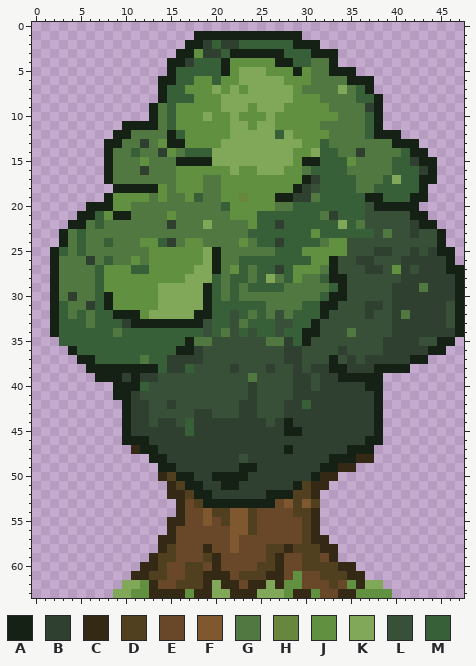
Two versions of one pixel-art sprite, pokeslend.gmx/sprites/images/spr_apfelbaum_1.png. The picture above is the old version.
The file is 48x64 pixels. Colours within 5 levels of each other are drawn and written as one.
Palette (. is transparent): A #162116  B #304030  C #332914  D #504020  E #684828  F #805830  G #507840  H #69863e  J #609040  K #80a858  L #385038  M #386038
Pixels before (only the part around the change), first column x 0:
 0 ................................................
 1 ..................AAAAAAAAAAAA..................
 2 .................AABMBBMMMMMMAAA................
 3 ................AAJBBMAAAAAAMMMAAA..............
 4 ...............AABMMMAJJJJJAAMMGGA..............
 5 ...............AMMMMMAJKKKJJJAJGGAAA............
 6 ..............AAMMJJMJJKKKKKJJJGGGGAAA..........
 7 ..............AMMJJJKJKJKKKKKJGGGGKGMA..........
 8 ..............AMMMJJJKKKKKKKKJJJGGGGMMA.........
 9 .............AGMJJJJJKKKJKKKJJJJJGGGGBA.........
10 .............AGMJJJKJJKJJJKJJJJJJJGGGMA.........
11 ..........AAAAGMJJJJJJKKJKKJJJJJGGGGGMA.........
12 .........AAGGGGAMJJJJJKKKKKMKJJJJGGGGMAAA.......
13 ........AAGGBGJAAJJJJKKKKKKKKKJJMGGGGGGGAAA.....
14 ........AGGMGGBJGMMMKKKKKKKKKJJKMMGGBGGGGMAA....
15 ........AGGGJGGGAAAAKKKKKKKKKJAAMMMJGGGGMMBAA...
16 ........AGGGBGGGJJJJJJKJJKKKJJGMMMMGGGGGMMMBA...
17 ........AGGGGGGGJJJGGJJJJJJJJJABMMMMGGGMKMMAA...
18 .........AAAAAJGJJJGGJJJJJJJJABLMMMMGGMMMMMA....
19 ........AJJJJGJGGJMGGJJHJJJAABBGMMMMMAAMMMAA....
20 ......AAAJJGGGGGGGGGGMJJJJJGGMMMMMMMMLAAAAA.....
21 .....AAMJAAGGGGJGGGGGGJJJMMMMMMMGBMMMLLLLLAA....
22 ....AAGMGGGGGGGBGGGKGGGGJMMBMMMMMMKMGLLLLLBAA...
23 ...AGMGGGGGGGGGGGGGGGGGGMMMMMMMJMMMMMMLGLLBLLA..
24 ...AGMGGMGGGJJMBGJJGGGGJGMMBMMMMGJJLLLLLLLLLLA..
25 ..AMGMGGGGGGGJJJJJJKAGGGGGGMMMJJJJJLLLBBLLBLBAA.
26 ..AGGGBGMGGJGJJJJJJKAGGMMMMMMMMJJALLBBLLLBBBBBA.
27 ..AGGGGMJJJMMJJJJJKKAGJMGMMBMJJJGALLLBBLJBLBBBAA
28 ..AGGGGMJJJJJJJJJKKKMGMMGMKGMJGGMAALLLLLLBBBBBBA
29 ..AGGGGMJJJJJJKKKKKAMGMGMMMMGGGGGMALLLLLBBBGBBBA
30 ..AGBGGMAJJJJJKKKKKAMGMGGGGGGGGGMAALLLLLBBBBBBBA
31 ..AMGGBMAJJJJJKKKKKAMMMMMMGGGGMMAALLLBBLBBBBBBLA
32 ..AMGMGMMAAAJKKKKKAAMMLMGMGLGMMMALLLLBLLBGBBBBLA
33 ..AMMMGMMMBAAAAAAAALMMLGMMMLLMMALLLLLLLLBBBBBBLA
34 ..AMMMMMMGMMMMMMMMMLMGLMLMMLMMAALLLGLLLLBBBBBBBA
35 ...MMMMMMMMMMMMMMAGGLLLLLLGGBMALLLLLLLLBBBBLLAA.
36 ....AMMMMMMMMMMMAABLLLLLLLLLBBLLLLBLLLLBBBBBAA..
37 .....AAMMMMMGMMBBBBLLLLLLLLLBBLLLALBLBBBBBAA....
38 ......AAAAAAAAMBBMLLLLBLLLBLLBLBBAABBBAAAA......
39 .......AAABABBLLLLLLLLLLGLLLLBBLBBAAAAA.........
40 .........AAAMLLLLLLLLLLLBLLLLBBLBBBBBAA.........
41 .........AABLLLLLLLLLLLLBLLLLBBBBBBBBBA.........
42 ..........ABBLLBLLLLLLLBBLLLBBMBBBBBBBA.........
43 ..........ABBLLLLLBBLLLBBLLLBBBBBBBBBBA.........
44 ..........ABBLBBLMBBBBBBBBLBABBBBBBBBBA.........
45 ..........ABBBBBBMBBBBBBBBBBAABBBBBBBBA.........
46 ..........AAABBBBBBBBBBBBBBBBBBBBBBBBAA.........
47 ...........CAABBBBBBBBBBBBBBABBBBBBAAA..........
48 .............AABBBBBBBBLBBBBBBBBBAAACC..........
49 ..............AABBBBBBBAABBBBBBBAACC............
50 ..............CDAABBAAAABBBBBBBACC..............
51 ...............CDAABBAABBBBBBADCC...............
52 ...............CCDAABBBBBBAAADDC................
53 ................CEDAAAAAAAAEFDFD................
54 ................CEEFDDFFDEEEEDDC................
55 ...............CCEEFEDFFDEEEEEDC................
56 ...............CEEEEEEFFDEEEEEDC................
57 ..............CCEEEEEEFEEEEEEEDCC...............
58 ..............CDEEECEEFEEEDDCDDDCC..............
59 .............CDDEEEDCEEEEEDCEEDDEC..............
60 ............CCDEEDDECEEEEDDCEEDDDDCC............
61 ...........CCDDEEDDCCCEDDDCCEJEEDDDCC...........
62 ..........KKJCEEDDDCKCCECCKCJJEEEDEJCKK.........
63 .........KKJJCCCCJCCKKCCCKKKJCCJEECCJJJJ........
New version:
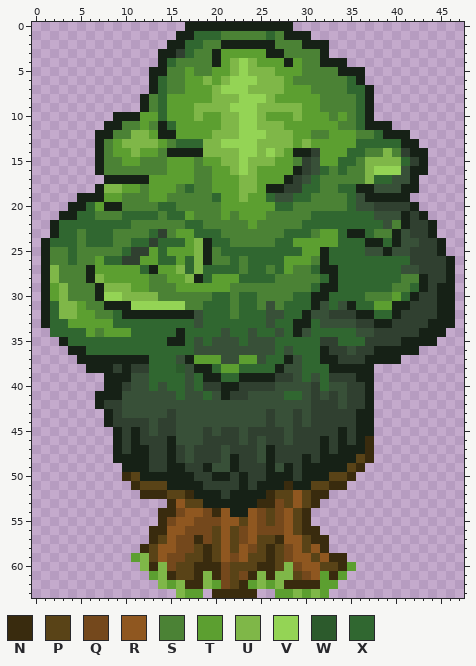
Colours new in this view: N #392b0e  P #594317  Q #74481c  R #8f5720  S #4b8235  T #5c9f30  U #7fb748  V #94d455  W #2c5a2c  X #306730
Changes in this commit:
Changed rows in their new state; - is an unchanged pixel.
first column x 1:
 0 ----------------AAAAAAAAAAAA-------------------
 1 ---------------AAXXXSSSSSXS--A-----------------
 2 --------------AAXXSSAAAAAASSS--A---------------
 3 -------------AABXSSATTTTT--SSSS-.--------------
 4 -------------AXSSSSATUVUTTT-TSSA-A-------------
 5 ------------AASSTSSTTUVUUUTTTSSSS--A-----------
 6 ------------AXSSTTUTUVVVUUUTSSSSSSX-.----------
 7 ------------AXSSTTTUVVVUUUUTTTSSSSXX-----------
 8 -----------ASXTTTTTUUUVVVUTTTTTSSSSXA.---------
 9 -----------ASXTTTUUUUVVVUUUUUTTSSSSXA.---------
10 --------AAATTXTTTUTTUUVVUTTTUTTTSTSXA.---------
11 -------AASSTSAXTTTTTUUVVUUUTTTTTTSSXA-A--------
12 ------AASSUUTA-TTTTUUUVVVUUUTTSSTTTSSX--A------
13 ------ASTUUUUTSXXXUUVVVVUUUUTUTTTTTXXXXX-------
14 ------ASTTUTTSAAAAUUUUVVUVUTAABTTTXXSSUSB------
15 ------ASSTTSSSTTTSTTUUVUUUTTSBLTTXXSUUUUX--.---
16 ------ASSSSSSSTTTSSTTUVUTTTTABLXSXSSUVVVLAA.---
17 --------AAAATTTTTSSTTTUUTTTABLXSSSSSUXXLLA..---
18 ------AUUTTSTTTSXSSTTTUUTAABBXXSSXXAALLLAA.----
19 ----AAATTSSSTTSSSSSXTTUTTXLLXXSSSSXL--AAA..----
20 ---AAXT-ASSSSXXSSSSSTTTTTTXXSSSSSSXL-BBBB------
21 --AAXXSSSXXXXSXXTSSSTSTTTSSSSSXXXXXXX---AB-----
22 -AXXXXXXXXSSSSSSXXSSSSSTSSSSSXXXXXXXXX-SA-B----
23 -AXXSXXXSSSSXBSTTXXXSSSSSSSXXXSTTXAAXSSA--BA.--
24 AXXXSXXXSSXXBXXXTUAXXSSSSSXXTTTTTXXXAAXA--BB---
25 ASSXSSSSSXBBTXTTTUASXXXXXXXXXTTAXXXX-LA---B--.-
26 ASSXSSTXXBBTTXXTXUASSXSXXXXTTTSAXXXXXXXXX------
27 AUSSSATTTTTXATTUXUXXXXSXXSXTSSXA-XXXXXXXL-----.
28 AUSSSAUTTTTTSSTTUAXTTTXXXXSSSSSX-XXXXXXXSSA--A.
29 ATUSSSAUUUTTSSSTTTTTTSSSSSSSSSXAAXXXXXXSSXA-AA.
30 ATUSSSAVVUUUUSSSSSSXXSXXSSSSXXAAXXXXSSSTXA--AA.
31 AXUUTSS-AAVVVVVVSSXXXSXXSLSXXXALX-AXXTTAA---AA.
32 AXUUTTSSX--AAAAAALXXXSXXXL-XXALLBBBAAXXAB---AA.
33 AXXTTTTTXXXXXXXXXLXXXXXXXLXXAAX----BBAA----AAA.
34 -XXXXTSTTTXXXXXAXXXXLXX-XX-XALXXXXX--BB---AAA..
35 --AXXXXXXXXXXXAAXLX---X--LXXXXXBBXXXBB--AAAA..-
36 ----AXXXXXXXXXXXXL--------XLXXXAB--BBAAAAA...--
37 ------AAAAAAXXXLATTT--TT-XXALXXA-B-BAAAA...----
38 --------B-BBXXXWLAAXTTXXXXA-LXXX--AAA....------
39 ------.--ALLXXXX-XAAXXAAAABBLX-X-BB--.---------
40 -------A-BLLX-XX-XBBAAB-BB--LLBXLL---.---------
41 ------AA-LL----X--X-ABBL---XXL-L-L--A.---------
42 ------ABBLLL--L-------LL---LLL---L--A.---------
43 -------ABLLL--B--LL---LL-B-L-L-----AA.---------
44 -------ABB------LLLLLLLLLBLL-L-----AA.---------
45 --------ABA-L--LLL-L--L----LB----A-AA.---------
46 --------AB-B--ALLL----L-L--L---A-A-AN.---------
47 --------ABA-B-A-L---L---LA-B---A-A--N----------
48 --------AAAABBA-L---LAB-LA---A-A---PN----------
49 ---------AAABB-A--ALLABB-ALA-AA--APN-----------
50 ---------NPAAAA------B---AAA-A-APPN------------
51 ----------NPPPAA----BBA-AAAN-APPNN-------------
52 -----------NNNPPN--A-AAAANPPRPNN---------------
53 --------------NRPP------NNQPRPN----------------
54 -------------NNQRRQNRAARQPQRPN.----------------
55 -------------NQRRQQQRRPRQPQRPN.----------------
56 ------------NNRRQQQPRPQRQQQRPNN----------------
57 ------------NPRQQNQPRPQRPPNRRPNN---------------
58 -----------NPRRQQPNPRPRQPNPQRPRN.--------------
59 ----------TUPRQQPPNPRQRPPNPQRRPRNN-------------
60 -----------UNUQPPNNNQPPPNNPUQRRPPNT------------
61 ----------..TUNPPNUNQPQNUNUUPQRTNT..-----------
62 ---------....UTUNNUTQPNTUTUNNNNTT.....---------
63 --------.......UTT.NNNNN..TTUTUT.......--------
Changed places in both pictures, as pixel boxes (x1, y1, x2, y2):
changed: (41, 22, 464, 598)
